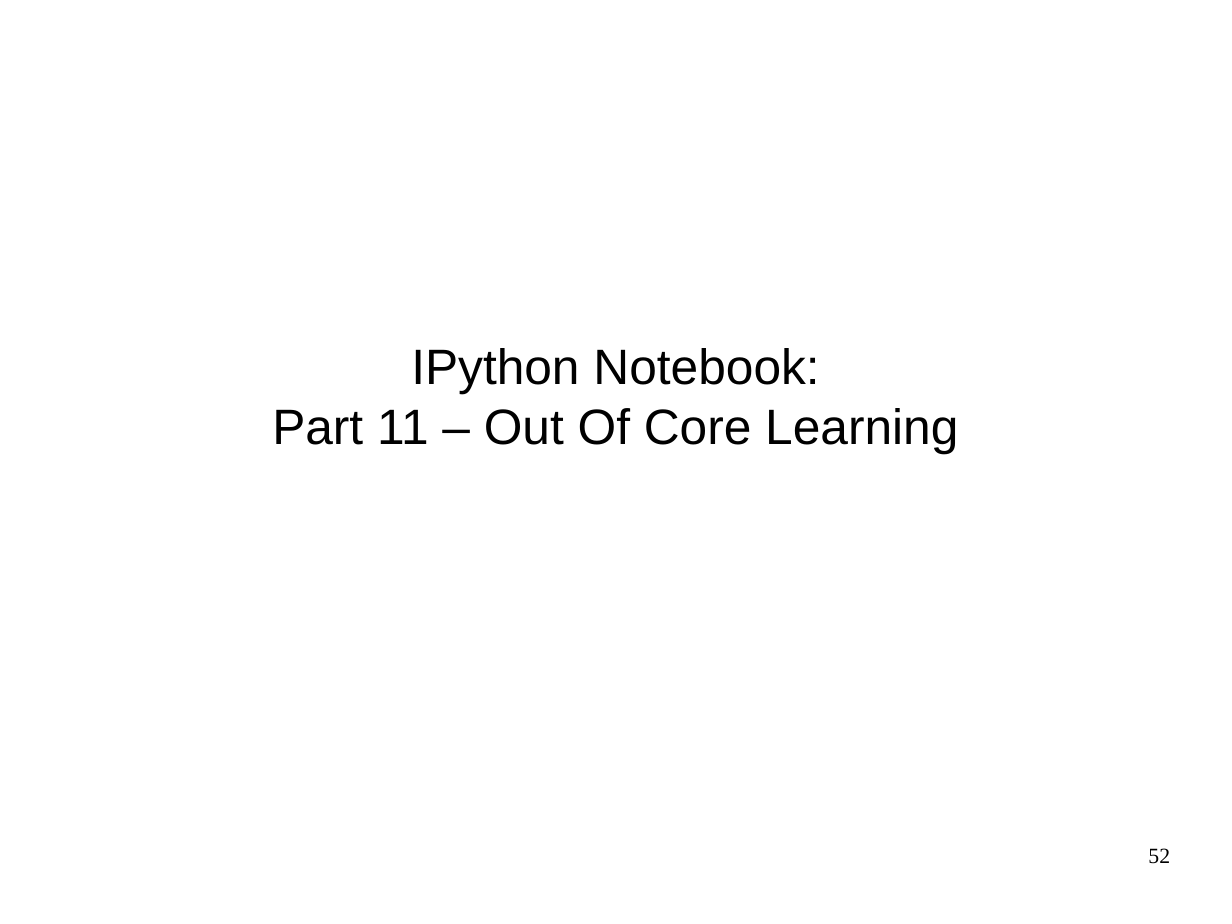
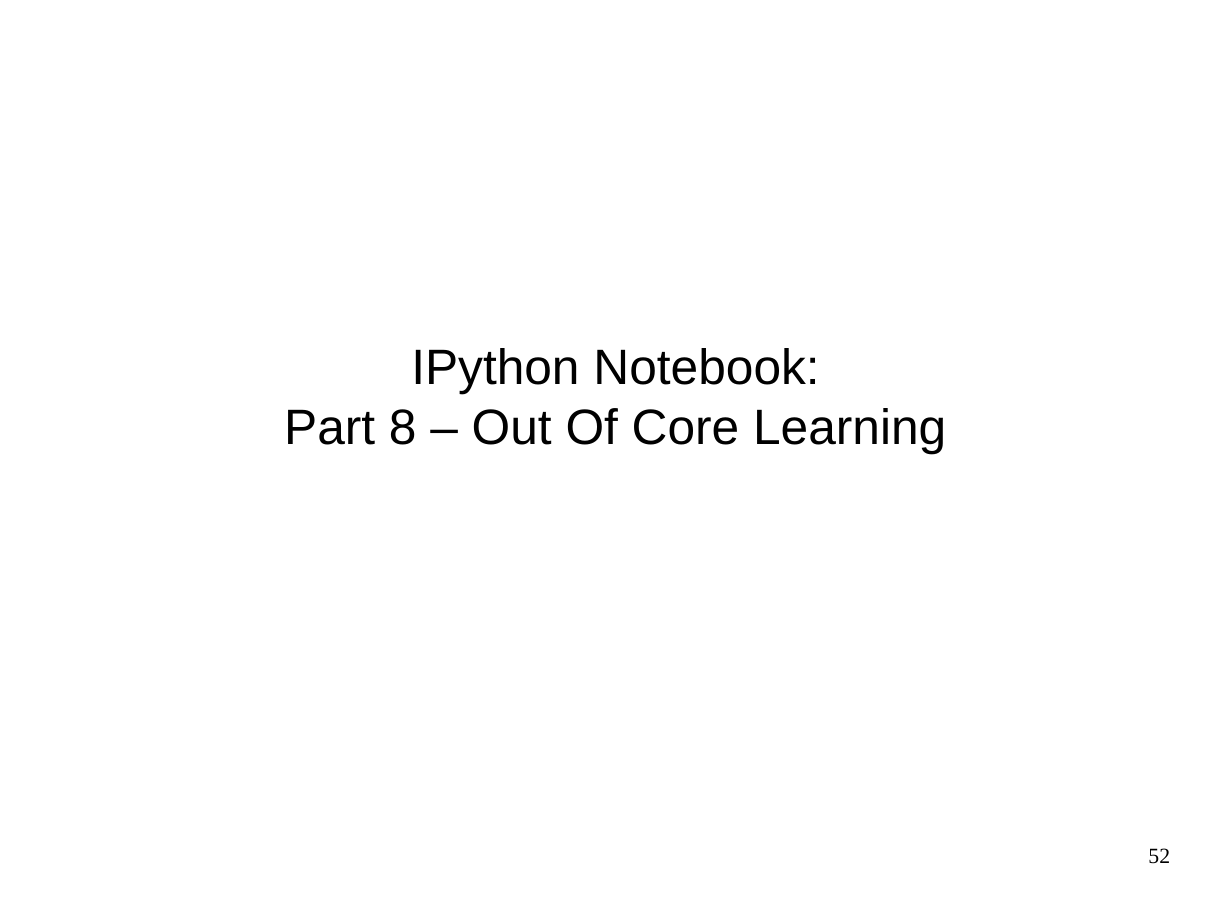
Before and after one commit to amueller/odscon-sf-2015, a slide deck: slide 52 of machine-learning-with-scikit-learn-odscon-SF-2015.odp. Drawn at 1232x924 pixels with LibreOffice and Linux fonts; fonts in the diff are those of the drawing. Boxes give left, top, right and bottom in pixels: in the first picture for what was removed or moved away, otherwise in the second. Text is boxed around its words. In the diff, an @@ line names an element or a change of style, - is before the commit and + after.

```diff
--- a/machine-learning-with-scikit-learn-odscon-SF-2015.odp
+++ b/machine-learning-with-scikit-learn-odscon-SF-2015.odp
@@ subtitle at bbox=[284, 408, 946, 453]: text changed @@
-Part 11 – Out Of Core Learning
+Part 8 – Out Of Core Learning
```
Also in this commit, not shown: 6 other slides changed, 16 slides added, 17 slides removed, 1 other file.
